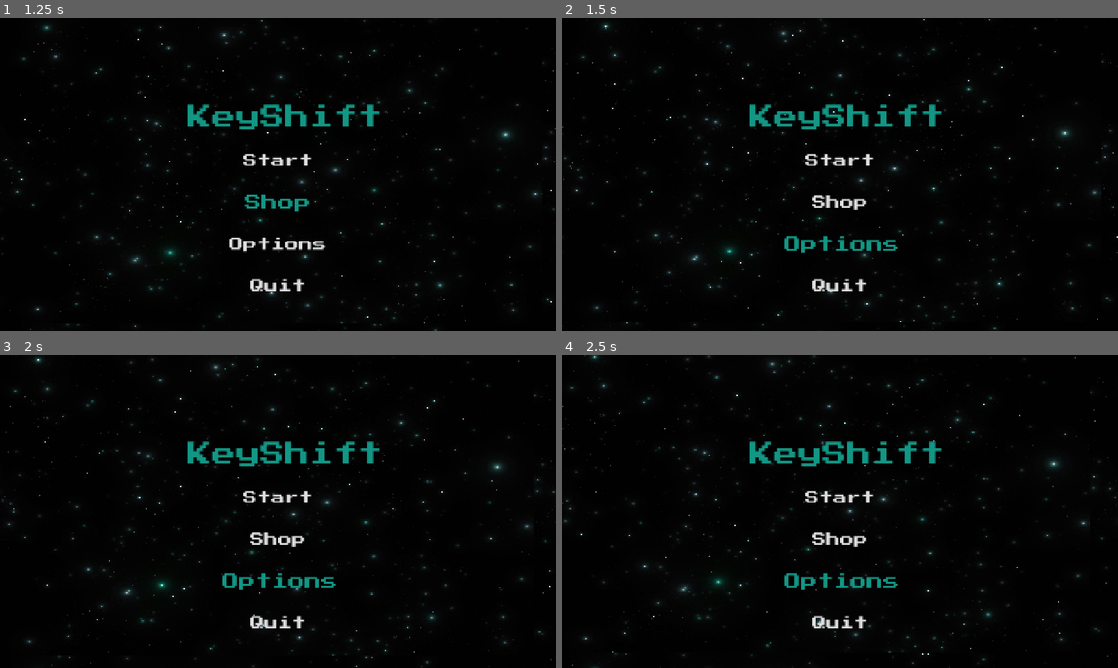
Above: before the commit, frames 1-4 (two rows, left to right).
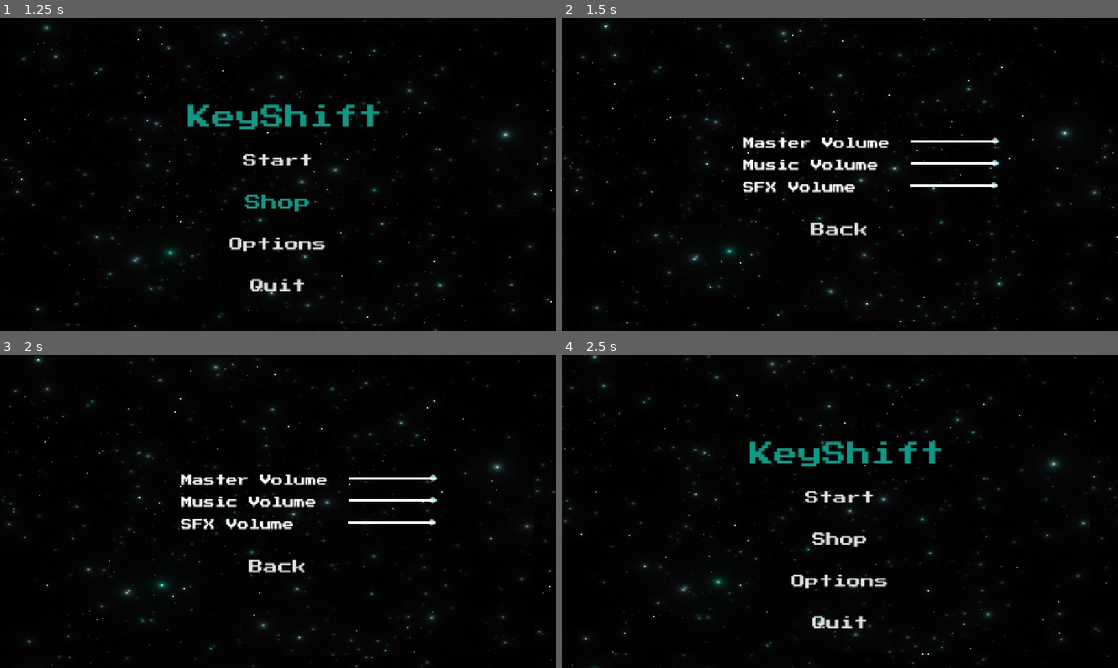
Above: after the commit, the same moments.

Repository: jcote04/CS780Game
Game: Godot game, scene res://scenes/main/main_menu.tscn
Same seed, same stepped clock (60 frames per second), same inputs: the game is played once before the commit and once after it.
Inputs (mouse positions are in pixels of both pictures, inside the frame that each line leads up to):
- Up to frame 1 (1.25 s): click "Shop" at 0.5 s
- Up to frame 2 (1.5 s): click "Options" at 1.25 s
- Up to frame 3 (2 s): no input
- Up to frame 4 (2.5 s): click (840, 567) at 2 s, where only the run after the commit has a clickable "Back"

Frame 1 is identical in both runs. In frame 2, 4.1% of the frame differs, in the area x 32-79%, y 27-88%; in frame 3, 4.1%; in frame 4, 0.6%.

Commit message:
Add options menu with volume

Diff:
--- /dev/null
+++ b/default_bus_layout.tres
@@ -0,0 +1,15 @@
+[gd_resource type="AudioBusLayout" format=3 uid="uid://bjr7j0ujcqjqh"]
+
+[resource]
+bus/1/name = &"Music"
+bus/1/solo = false
+bus/1/mute = false
+bus/1/bypass_fx = false
+bus/1/volume_db = 0.0
+bus/1/send = &"Master"
+bus/2/name = &"SFX"
+bus/2/solo = false
+bus/2/mute = false
+bus/2/bypass_fx = false
+bus/2/volume_db = 0.0
+bus/2/send = &"Master"
--- a/project.godot
+++ b/project.godot
@@ -28,6 +28,10 @@
 window/stretch/mode="canvas_items"
 window/stretch/aspect="expand"
 
+[global]
+
+Master=false
+
 [physics]
 
 3d/physics_engine="Jolt Physics"
--- a/scenes/main/main.tscn
+++ b/scenes/main/main.tscn
@@ -324,6 +324,7 @@
 [node name="GameOverScreen" type="CanvasLayer" parent="." unique_id=141587530]
 process_mode = 3
 layer = 10
+visible = false
 script = ExtResource("12_th5th")
 
 [node name="ColorRect" type="ColorRect" parent="GameOverScreen" unique_id=2001025601]
--- a/scenes/main/main_menu.tscn
+++ b/scenes/main/main_menu.tscn
@@ -4,6 +4,8 @@
 [ext_resource type="Texture2D" uid="uid://b0t0bku6q1j2j" path="res://assets/backgrounds/space_background.jpg" id="2_byqcc"]
 [ext_resource type="Shader" uid="uid://cajb4hbto0dg4" path="res://assets/shaders/background.gdshader" id="3_hiibk"]
 [ext_resource type="FontFile" uid="uid://cdsh8vwbf3g4w" path="res://assets/fonts/press_start.ttf" id="3_w6ykx"]
+[ext_resource type="Theme" uid="uid://dyittlu7q4eof" path="res://ui/game_button.tres" id="5_hiibk"]
+[ext_resource type="Theme" uid="uid://cv0sbvdqcb15t" path="res://ui/volume_slider.tres" id="5_swlpu"]
 
 [sub_resource type="ShaderMaterial" id="ShaderMaterial_w6ykx"]
 shader = ExtResource("3_hiibk")
@@ -49,6 +51,16 @@
 [sub_resource type="StyleBoxEmpty" id="StyleBoxEmpty_a008x"]
 
 [sub_resource type="StyleBoxEmpty" id="StyleBoxEmpty_jrhf3"]
+
+[sub_resource type="StyleBoxEmpty" id="StyleBoxEmpty_bpunk"]
+
+[sub_resource type="StyleBoxEmpty" id="StyleBoxEmpty_g2jcw"]
+
+[sub_resource type="StyleBoxEmpty" id="StyleBoxEmpty_wnuh0"]
+
+[sub_resource type="StyleBoxEmpty" id="StyleBoxEmpty_m0ciu"]
+
+[sub_resource type="StyleBoxEmpty" id="StyleBoxEmpty_st2cm"]
 
 [node name="Main Menu" type="Node2D" unique_id=395388207]
 script = ExtResource("1_sd5it")
@@ -69,7 +81,9 @@
 texture = ExtResource("2_byqcc")
 expand_mode = 1
 
-[node name="Title" type="Label" parent="." unique_id=1960561447]
+[node name="MenuCanvasLayer" type="CanvasLayer" parent="." unique_id=1884341308]
+
+[node name="Title" type="Label" parent="MenuCanvasLayer" unique_id=1960561447]
 offset_left = 432.0
 offset_top = 200.0
 offset_right = 880.0
@@ -83,13 +97,13 @@
 horizontal_alignment = 1
 vertical_alignment = 1
 
-[node name="Button_manager" type="Control" parent="." unique_id=415719536]
+[node name="Button_manager" type="Control" parent="MenuCanvasLayer" unique_id=415719536]
 layout_mode = 3
 anchors_preset = 0
 offset_right = 40.0
 offset_bottom = 40.0
 
-[node name="Start" type="Button" parent="Button_manager" unique_id=727541040]
+[node name="Start" type="Button" parent="MenuCanvasLayer/Button_manager" unique_id=727541040]
 layout_mode = 0
 offset_left = 512.0
 offset_top = 288.0
@@ -105,7 +119,7 @@
 text = "Start
 "
 
-[node name="Shop" type="Button" parent="Button_manager" unique_id=827162498]
+[node name="Shop" type="Button" parent="MenuCanvasLayer/Button_manager" unique_id=827162498]
 layout_mode = 0
 offset_left = 512.0
 offset_top = 384.0
@@ -120,7 +134,7 @@
 theme_override_styles/focus = SubResource("StyleBoxEmpty_rf05u")
 text = "Shop"
 
-[node name="Options" type="Button" parent="Button_manager" unique_id=1579786349]
+[node name="Options" type="Button" parent="MenuCanvasLayer/Button_manager" unique_id=1579786349]
 layout_mode = 0
 offset_left = 512.0
 offset_top = 480.0
@@ -135,7 +149,7 @@
 theme_override_styles/focus = SubResource("StyleBoxEmpty_eftjy")
 text = "Options"
 
-[node name="Quit" type="Button" parent="Button_manager" unique_id=1100778491]
+[node name="Quit" type="Button" parent="MenuCanvasLayer/Button_manager" unique_id=1100778491]
 layout_mode = 0
 offset_left = 512.0
 offset_top = 576.0
@@ -150,7 +164,118 @@
 theme_override_styles/focus = SubResource("StyleBoxEmpty_jrhf3")
 text = "Quit"
 
-[connection signal="pressed" from="Button_manager/Start" to="." method="_on_start_pressed"]
-[connection signal="pressed" from="Button_manager/Shop" to="." method="_on_shop_pressed"]
-[connection signal="pressed" from="Button_manager/Options" to="." method="_on_options_pressed"]
-[connection signal="pressed" from="Button_manager/Quit" to="." method="_on_quit_pressed"]
+[node name="OptionsCanvasLayer" type="CanvasLayer" parent="." unique_id=19559402]
+visible = false
+
+[node name="MasterHBoxContainer" type="HBoxContainer" parent="OptionsCanvasLayer" unique_id=1130828386]
+anchors_preset = 8
+anchor_left = 0.5
+anchor_top = 0.5
+anchor_right = 0.5
+anchor_bottom = 0.5
+offset_left = -223.0
+offset_top = -92.0
+offset_right = 365.0
+offset_bottom = -52.0
+grow_horizontal = 2
+grow_vertical = 2
+theme_override_constants/separation = 50
+
+[node name="MasterLabel" type="Label" parent="OptionsCanvasLayer/MasterHBoxContainer" unique_id=513236148]
+layout_mode = 2
+theme_override_fonts/font = ExtResource("3_w6ykx")
+theme_override_font_sizes/font_size = 26
+text = "Master Volume"
+
+[node name="MasterSlider" type="HSlider" parent="OptionsCanvasLayer/MasterHBoxContainer" unique_id=1918104087]
+custom_minimum_size = Vector2(200, 30)
+layout_mode = 2
+theme = ExtResource("5_swlpu")
+max_value = 1.0
+step = 0.01
+value = 1.0
+
+[node name="MusicHBoxContainer" type="HBoxContainer" parent="OptionsCanvasLayer" unique_id=1064477826]
+anchors_preset = 8
+anchor_left = 0.5
+anchor_top = 0.5
+anchor_right = 0.5
+anchor_bottom = 0.5
+offset_left = -223.0
+offset_top = -41.0
+offset_right = 365.0
+offset_bottom = -1.0
+grow_horizontal = 2
+grow_vertical = 2
+theme_override_constants/separation = 75
+
+[node name="MusicLabel" type="Label" parent="OptionsCanvasLayer/MusicHBoxContainer" unique_id=715007718]
+layout_mode = 2
+theme_override_fonts/font = ExtResource("3_w6ykx")
+theme_override_font_sizes/font_size = 26
+text = "Music Volume"
+
+[node name="MusicSlider" type="HSlider" parent="OptionsCanvasLayer/MusicHBoxContainer" unique_id=1354697352]
+custom_minimum_size = Vector2(200, 30)
+layout_mode = 2
+theme = ExtResource("5_swlpu")
+max_value = 1.0
+step = 0.01
+value = 1.0
+
+[node name="SFXHBoxContainer" type="HBoxContainer" parent="OptionsCanvasLayer" unique_id=1459423929]
+anchors_preset = 8
+anchor_left = 0.5
+anchor_top = 0.5
+anchor_right = 0.5
+anchor_bottom = 0.5
+offset_left = -223.0
+offset_top = 10.0
+offset_right = 365.0
+offset_bottom = 50.0
+grow_horizontal = 2
+grow_vertical = 2
+theme_override_constants/separation = 125
+
+[node name="SFXLabel" type="Label" parent="OptionsCanvasLayer/SFXHBoxContainer" unique_id=1813790644]
+layout_mode = 2
+theme_override_fonts/font = ExtResource("3_w6ykx")
+theme_override_font_sizes/font_size = 26
+text = "SFX Volume"
+
+[node name="SFXSlider" type="HSlider" parent="OptionsCanvasLayer/SFXHBoxContainer" unique_id=1279924164]
+custom_minimum_size = Vector2(200, 30)
+layout_mode = 2
+theme = ExtResource("5_swlpu")
+max_value = 1.0
+step = 0.01
+value = 1.0
+
+[node name="BackButton" type="Button" parent="OptionsCanvasLayer" unique_id=534554575]
+anchors_preset = 8
+anchor_left = 0.5
+anchor_top = 0.5
+anchor_right = 0.5
+anchor_bottom = 0.5
+offset_left = -70.0
+offset_top = 107.0
+offset_right = 70.0
+offset_bottom = 148.0
+grow_horizontal = 2
+grow_vertical = 2
+theme = ExtResource("5_hiibk")
+theme_override_styles/normal = SubResource("StyleBoxEmpty_bpunk")
+theme_override_styles/pressed = SubResource("StyleBoxEmpty_g2jcw")
+theme_override_styles/hover = SubResource("StyleBoxEmpty_wnuh0")
+theme_override_styles/disabled = SubResource("StyleBoxEmpty_m0ciu")
+theme_override_styles/focus = SubResource("StyleBoxEmpty_st2cm")
+text = "Back"
+
+[connection signal="pressed" from="MenuCanvasLayer/Button_manager/Start" to="." method="_on_start_pressed"]
+[connection signal="pressed" from="MenuCanvasLayer/Button_manager/Shop" to="." method="_on_shop_pressed"]
+[connection signal="pressed" from="MenuCanvasLayer/Button_manager/Options" to="." method="_on_options_pressed"]
+[connection signal="pressed" from="MenuCanvasLayer/Button_manager/Quit" to="." method="_on_quit_pressed"]
+[connection signal="value_changed" from="OptionsCanvasLayer/MasterHBoxContainer/MasterSlider" to="." method="_on_master_slider_value_changed"]
+[connection signal="value_changed" from="OptionsCanvasLayer/MusicHBoxContainer/MusicSlider" to="." method="_on_music_slider_value_changed"]
+[connection signal="value_changed" from="OptionsCanvasLayer/SFXHBoxContainer/SFXSlider" to="." method="_on_sfx_slider_value_changed"]
+[connection signal="pressed" from="OptionsCanvasLayer/BackButton" to="." method="_on_options_back_pressed"]
--- a/scripts/enemies/Boss/boss.gd
+++ b/scripts/enemies/Boss/boss.gd
@@ -92,14 +92,17 @@
 
 	audio_laser = AudioStreamPlayer2D.new()
 	audio_laser.stream = preload("res://audio/boss_laser.wav")
+	audio_laser.bus = "SFX"
 	add_child(audio_laser)
 
 	audio_charge = AudioStreamPlayer2D.new()
 	audio_charge.stream = preload("res://audio/boss_charge.wav")
+	audio_charge.bus = "SFX"
 	add_child(audio_charge)
 
 	audio_slam = AudioStreamPlayer2D.new()
 	#audio_slam.stream = preload("res://audio/boss_slam.ogg")
+	audio_slam.bus = "SFX"
 	add_child(audio_slam)
 
 	player_node = get_node(player)
--- a/scripts/game_over_screen.gd
+++ b/scripts/game_over_screen.gd
@@ -10,6 +10,7 @@
 	hover_sound = AudioStreamPlayer.new()
 	hover_sound.stream = preload("res://audio/ui_mouse_hover.wav")
 	hover_sound.volume_db = -5.0
+	hover_sound.bus = "SFX"
 	add_child(hover_sound)
 
 	for button in get_children():
--- a/scripts/managers/main_menu.gd
+++ b/scripts/managers/main_menu.gd
@@ -9,18 +9,22 @@
 	hover_sound = AudioStreamPlayer.new()
 	hover_sound.stream = preload("res://audio/ui_mouse_hover.wav")
 	hover_sound.volume_db = -5.0
+	hover_sound.bus = "SFX"
 	add_child(hover_sound)
 
 	var bg = $Background
 	bg.size = get_viewport().get_visible_rect().size
 	bg.position = Vector2.ZERO
 
-	for button in $Button_manager.get_children():
+	for button in $MenuCanvasLayer/Button_manager.get_children():
 		if button is Button:
 			button.add_theme_color_override("font_hover_color", Color(0.07, 0.592, 0.522, 1.0))
 			button.mouse_entered.connect(_on_button_hover.bind(button))
 			button.mouse_exited.connect(_on_button_unhover.bind(button))
 
+	$OptionsCanvasLayer/BackButton.add_theme_color_override("font_hover_color", Color(0.07, 0.592, 0.522, 1.0))
+	$OptionsCanvasLayer/BackButton.mouse_entered.connect(_on_button_hover.bind($OptionsCanvasLayer/BackButton))
+	$OptionsCanvasLayer/BackButton.mouse_exited.connect(_on_button_unhover.bind($OptionsCanvasLayer/BackButton))
 
 func _on_button_hover(button: Button):
 	hover_sound.play()
@@ -32,14 +36,26 @@
 func _on_start_pressed() -> void:
 	get_tree().change_scene_to_file("res://scenes/main/main.tscn")
 
-
 func _on_shop_pressed() -> void:
 	pass # Replace with function body.
 
+func _on_options_pressed() -> void:
+	$MenuCanvasLayer.visible = false
+	$OptionsCanvasLayer.visible = true
 
-func _on_options_pressed() -> void:
-	pass # Replace with function body.
+func _on_options_back_pressed():
+	$OptionsCanvasLayer.visible = false
+	$MenuCanvasLayer.visible = true
 
+func _on_master_slider_value_changed(value: float):
+	# value 0..1 from slider
+	AudioServer.set_bus_volume_db(AudioServer.get_bus_index("Master"), linear_to_db(value))
+
+func _on_music_slider_value_changed(value: float):
+	AudioServer.set_bus_volume_db(AudioServer.get_bus_index("Music"), linear_to_db(value))
+
+func _on_sfx_slider_value_changed(value: float):
+	AudioServer.set_bus_volume_db(AudioServer.get_bus_index("SFX"), linear_to_db(value))
 
 func _on_quit_pressed() -> void:
 	get_tree().quit()
--- a/scripts/managers/music_manager.gd
+++ b/scripts/managers/music_manager.gd
@@ -6,6 +6,7 @@
 func _ready():
 	process_mode = Node.PROCESS_MODE_ALWAYS
 	music_player = AudioStreamPlayer.new()
+	music_player.bus = "Music"
 	add_child(music_player)
 
 func play_game():
--- a/scripts/player/player.gd
+++ b/scripts/player/player.gd
@@ -73,6 +73,7 @@
 	audio_hurt = AudioStreamPlayer.new()
 	audio_hurt.stream = preload("res://audio/player_damage.wav")
 	audio_hurt.volume_db = -5.0
+	audio_hurt.bus = "SFX"
 	add_child(audio_hurt)
 
 func _input(event):
--- /dev/null
+++ b/ui/volume_slider.tres
@@ -0,0 +1,20 @@
+[gd_resource type="Theme" format=3 uid="uid://cv0sbvdqcb15t"]
+
+[sub_resource type="StyleBoxFlat" id="StyleBoxFlat_3up7u"]
+bg_color = Color(1, 1, 1, 1)
+
+[sub_resource type="StyleBoxFlat" id="StyleBoxFlat_px86b"]
+content_margin_left = 8.0
+content_margin_top = 8.0
+content_margin_right = 8.0
+content_margin_bottom = 8.0
+bg_color = Color(1, 1, 1, 1)
+
+[sub_resource type="StyleBoxLine" id="StyleBoxLine_3up7u"]
+color = Color(0.14229792, 0.8379576, 0.84212565, 1)
+thickness = 4
+
+[resource]
+HSlider/styles/grabber_area = SubResource("StyleBoxFlat_3up7u")
+HSlider/styles/grabber_area_highlight = SubResource("StyleBoxFlat_px86b")
+HSlider/styles/slider = SubResource("StyleBoxLine_3up7u")
